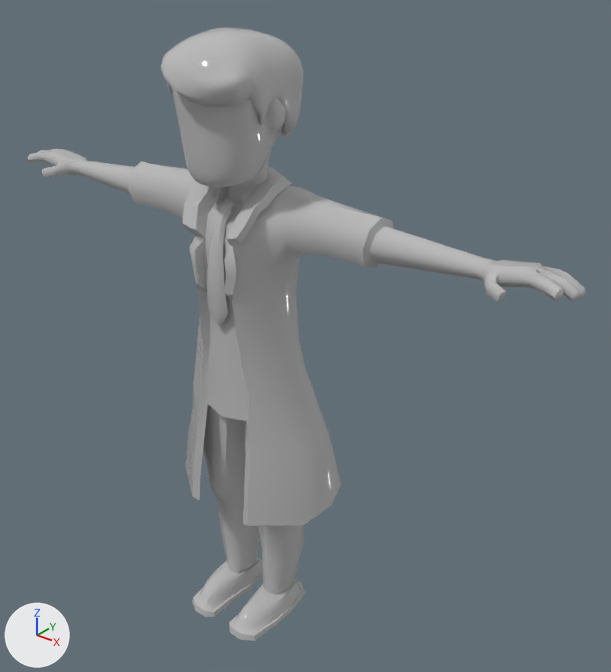
A saved change to the FBX model BlindNight/Assets/Models/Character/Detective.fbx.
One viewpoint serves both versions: a camera (50 mm lens) standing at (1.81, -2.04, 2.44) and looking at (0.11, 0.09, 1.12). The axes (+X, +Y, +Z) are drawn at lower left. The lights are the same throughout. Where no turn or scale is listed for an object, it has been applied to the vertices. Vertices at the same position are counted once.

In view in the first picture: 'Detective'.
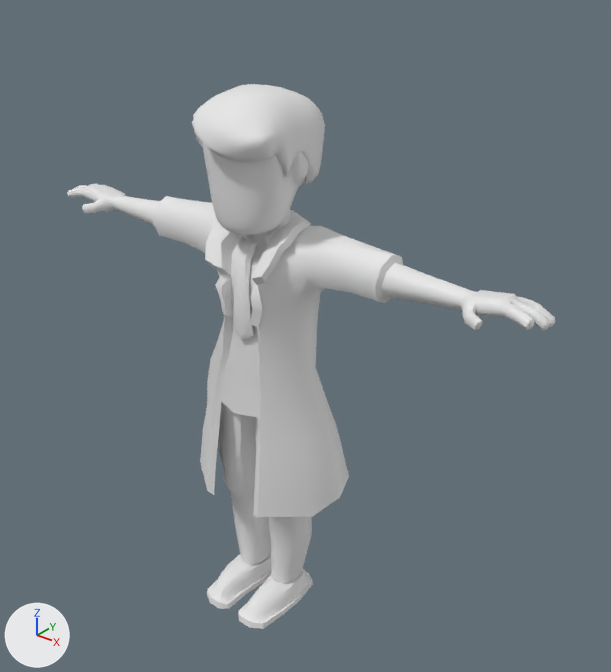
Boxes [x1, y1, x2, y2] around the edits, measured in the pictures (611 x 672 px; the box of a moved part takes in the faces that stretch with it):
```json
{"object": "Detective", "change": "recoloured, reshaped", "before": [28, 27, 586, 641], "after": [67, 84, 556, 629], "on screen": "12% narrower, 11% shorter"}
{"part": 1, "of": "me_mesh", "change": "moved or reshaped", "before": [240, 184, 260, 206], "after": [263, 227, 282, 246]}
{"part": 2, "of": "me_mesh", "change": "moved or reshaped", "before": [203, 405, 304, 594], "after": [218, 402, 312, 583]}
{"part": 3, "of": "me_mesh", "change": "moved or reshaped", "before": [192, 557, 263, 617], "after": [207, 552, 272, 609]}
{"part": 4, "of": "me_mesh", "change": "moved or reshaped", "before": [160, 27, 304, 136], "after": [192, 84, 325, 184]}
{"part": 5, "of": "me_mesh", "change": "moved or reshaped", "before": [229, 579, 305, 641], "after": [238, 569, 313, 629]}
{"part": 6, "of": "me_mesh", "change": "moved or reshaped", "before": [213, 187, 227, 203], "after": [237, 234, 247, 241]}
{"part": 7, "of": "me_mesh", "change": "moved or reshaped", "before": [28, 88, 586, 526], "after": [67, 143, 556, 517]}
```

Edits to the scene script, one JSON object a line:
```json
{"op": "add", "block": "mat_detective_m", "code": ["mat_detective_m = principled_material('Detective_M')", "mat_detective_m.base_color = (0.8, 0.8, 0.8)  # white #e7e7e7", "mat_detective_m.roughness = 0.553"]}
{"block": "me_mesh", "where": "# used by ob_detective; location = (0.0, 0.0, 0.0)"}
{"op": "remove", "block": "me_mesh", "code": "me_mesh.from_pydata(...)  # 3034 vertices, 2937 faces; spans x -1.13..1.13, y -0.34..0.23, z -0.01..2.16"}
{"op": "remove", "block": "me_mesh", "code": "me_mesh.materials.append(mat_detective_m1)  # grey #bcbcbc"}
{"op": "add", "block": "me_mesh", "code": "me_mesh.from_pydata(...)  # 3034 vertices, 2937 faces; spans x -1.03..1.03, y -0.25..0.29, z -0.01..1.98"}
{"block": "me_mesh", "change": "me_mesh part 1: the loose piece of 22 vertices spanning x 0.03..0.09, y -0.16..-0.03, z 1.64..1.71 is scaled about its middle by (1.03, 1.04, 0.828), then moved by (0.0, 0.11, -0.16)"}
{"block": "me_mesh", "change": "me_mesh part 2: the loose piece of 383 vertices spanning x -0.21..0.21, y -0.19..0.05, z 0.08..0.92 is scaled about its middle by (0.914, 1, 0.988), then moved by (0.0, 0.07, -0.01)"}
{"block": "me_mesh", "change": "me_mesh part 3: the loose piece of 68 vertices spanning x -0.18..-0.03, y -0.32..0.05, z -0.01..0.08 is moved by (0.01, 0.07, 0.0)"}
{"block": "me_mesh", "change": "me_mesh part 4: the loose piece of 692 vertices spanning x -0.18..0.18, y -0.34..0.11, z 1.83..2.16 is moved by (0.0, 0.11, -0.18)"}
{"block": "me_mesh", "change": "me_mesh part 5: the loose piece of 68 vertices spanning x 0.03..0.18, y -0.32..0.05, z -0.01..0.08 is moved by (-0.01, 0.07, 0.0)"}
{"block": "me_mesh", "change": "me_mesh part 6: the loose piece of 22 vertices spanning x -0.09..-0.03, y -0.17..-0.03, z 1.63..1.71 is scaled about its middle by (1.03, 1.04, 0.835), then moved by (0.0, 0.11, -0.16)"}
{"block": "me_mesh", "change": "me_mesh part 7: 1779 of 3034 vertices moved; they spanned x -1.13..1.13, y -0.29..0.23, z 0.5..2.05 and now span x -1.03..1.03, y -0.21..0.29, z 0.5..1.87; mean shift (0.0, 0.1, -0.15); largest move (0.06, 0.05, 1.93) -> (0.06, 0.16, 1.75)"}
{"op": "add", "block": "me_mesh", "code": "me_mesh.materials.append(mat_detective_m)  # white #e7e7e7"}
```
